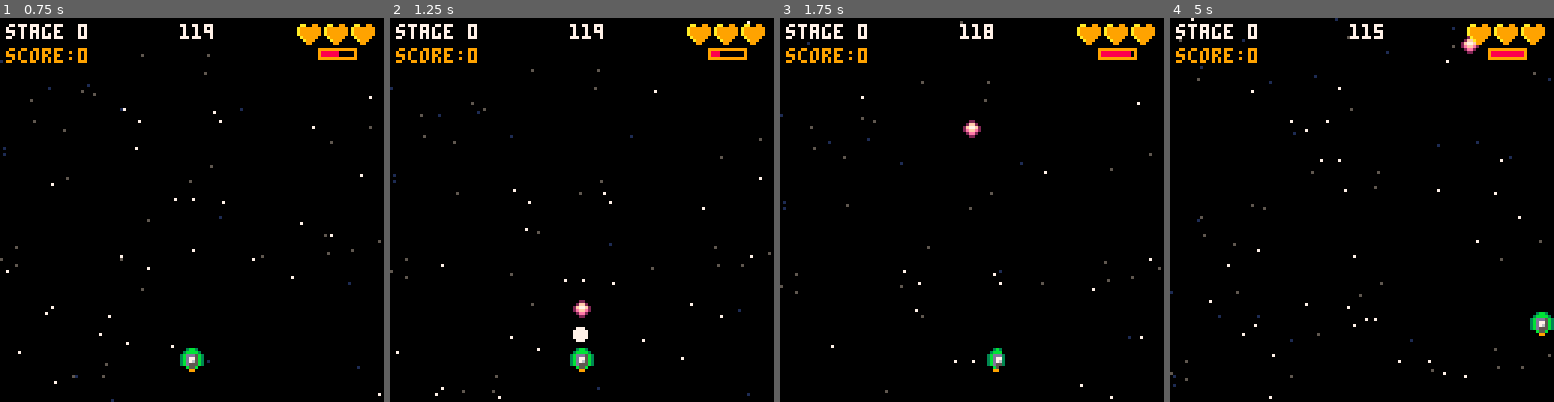
Above: before the commit, frames 1-4 (left to right).
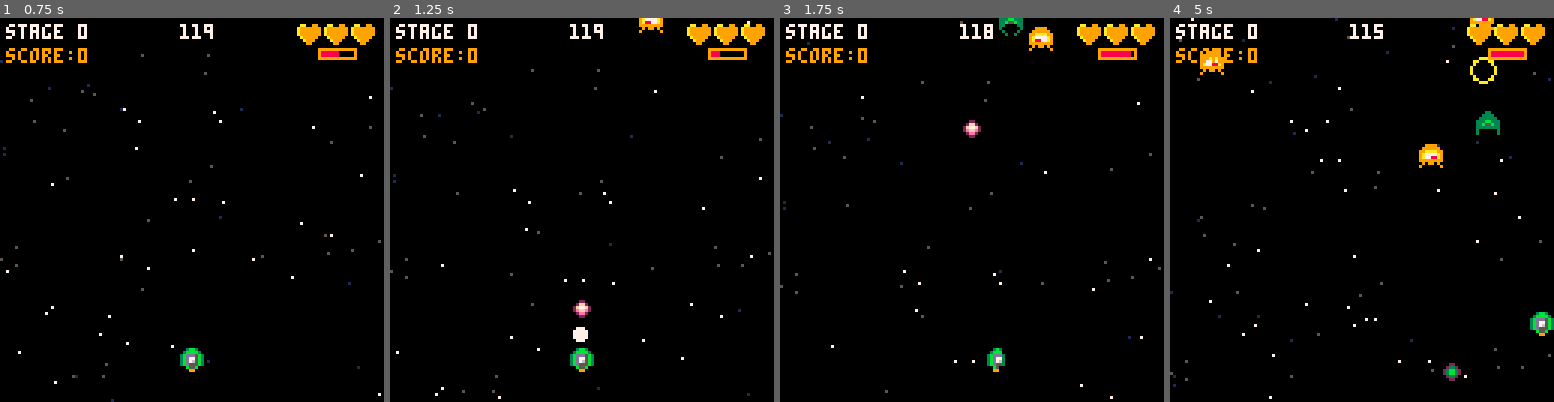
Above: after the commit, the same moments.

Repository: eSuardOdin/my_pico-8_games
Game: PICO-8 cartridge shmup/smgu.p8
The game is run twice, just before and just after one commit, with the same random seed, the same clock (stepped at 60 frames per second) and the same inputs.
Inputs:
- Up to frame 1 (0.75 s): tap X (X key) at 0.33 s
- Up to frame 2 (1.25 s): tap X (X key) at 1.07 s
- Up to frame 3 (1.75 s): hold Right from 1.6 s (still down)
- Up to frame 4 (5 s): tap X (X key) at 1.85, 2.97, 4.08 s; release Right at 2.1 s; hold Up 2.15-2.42 s; hold Right 2.47-3.03 s; hold Left 3.08-3.58 s; hold Down 3.63-3.97 s; hold Right 4.02-4.68 s; hold Up from 4.73 s (still down)

Frame 1 is identical in both runs. In frame 2, 0.2% of the frame differs, in the area x 64-72%, y 0-4%; in frame 3, 0.5%; in frame 4, 1.3%, in the area x 7-86%, y 0-95%.

Commit message:
git aiming fire

Diff:
--- a/shmup/smgu.p8
+++ b/shmup/smgu.p8
@@ -48,6 +48,7 @@
 	upd_p_hit()
 	upd_stage()
 	upd_enemies()
+	upd_e_blt() -->continue
 	upd_hits()
 	upd_stars()
 end
@@ -220,7 +221,7 @@
 function upd_enemies()
 	local e_nb
 	if (stage==0)then
-	 e_nb=3
+	 e_nb=15
 	elseif(stage==1)then
 	 e_nb=4
 	elseif(stage==2)then
@@ -235,9 +236,10 @@
 	for i=#e_table, e_nb do
 		add(e_table,spawn_e())
 	end
-	--moving enemies
+
 	if(#e_table!=0)then
 		for e in all(e_table)do
+			--moving enemies
 			e.y+=e.spd
 			--anim enemy
 			anim_sprite(e)
@@ -245,13 +247,34 @@
 			if e.y > 134 then
 				del(e_table,e)
 			end
+
+			--shooting
+			if(e.load==0)then
+				e_atk(e,e.atk)
+				e.load=e.rate
+			else
+				e.load-=1
+			end
+		end
+	end
+end
+
+--update e_blt
+function upd_e_blt()
+	if(#e_blt!=0)then
+		for b in all(e_blt)do
+			b.x+=cos(b.ang)*b.spd
+			b.y+=sin(b.ang)*b.spd
+			if(b.x<-8or b.x>136or
+				b.y<-8or b.y>136)then
+				del(e_blt,b)
+			end
 		end
 	end
 end
 
 --return new enemy--
 function spawn_e()
-
 	local _type=flr(rnd(3))
 	local i_rate
 	local i_spd
@@ -261,6 +284,7 @@
 	local i_n_sprite
 	local i_anim
 	local i_pv
+	local i_atk
 	_e = {
 		x=8+rnd(110),
 		y=-10-rnd(120),
@@ -292,13 +316,16 @@
 		i_sprite=53
 		i_pv=3
 		i_n_sprite=0
-		i_sprite_mod=200
+		i_sprite_mod=200 -->to change
+		i_atk=2
+
 --	else	--hard
 	end
 
 	--all enemies--
 
 	_e.rate=i_rate
+	_e.load=i_rate
 	_e.init_rate=i_rate
 	_e.spd=i_spd
 	_e.sprite=i_sprite
@@ -306,6 +333,7 @@
 	_e.sprite_mod=i_sprite_mod
 	_e.n_sprite=i_n_sprite
 	_e.pv=i_pv
+	_e.atk=i_atk
 	--todo : atk as a pointer to function
 	return _e
 end
@@ -373,11 +401,19 @@
 		circfill(p_x+3,p_y-5,p_flash,7)
 		p_flash-=1
 	end
-	--show bullets
+	--show p_blt
 	if#p_blt!=0then
 		for b in all(p_blt)do
 		 --stop()
 			spr(16, b.x, b.y)
+		end
+	end
+
+	--show e_blt
+	if#e_blt!=0then
+		for b in all(e_blt)do
+		 --stop()
+			spr(17, b.x, b.y)
 		end
 	end
 end
@@ -574,9 +610,9 @@
 function anim_sprite(_e)
 	if(_e.e_type==2)then
 		--following eyes enemy
-		if(p_x>_e.x+4 and _e.y<p_y)then
+		if(p_x>_e.x+6 and _e.y<p_y)then
 			_e.sprite=_e.base_sprite+1
-		elseif p_x<_e.x-4 and _e.y<p_y then
+		elseif p_x<_e.x-6 and _e.y<p_y then
 			_e.sprite=_e.base_sprite-1
 		else
 			_e.sprite=_e.base_sprite
@@ -594,7 +630,28 @@
 -->8
 --enemy functions
 
-
+function aim_blt(_e,_spd) --2
+	local dirx=p_x-_e.x
+	local diry=p_y-_e.y
+	_b={
+		x=_e.x,
+		y=_e.y,
+		spd=_spd,
+		ang=atan2(dirx,diry),
+	}
+	add(e_blt,_b)
+end
+
+
+function e_atk(_e,_t)
+	if(_t==0)then
+
+	elseif(_t==1)then
+
+	elseif(_t==2)then
+		aim_blt(_e,2.5)
+	end
+end
 __gfx__
 00000000003b3000003bb3000003b300000000000000000000000000000000000000000000000000000000000000000000000000000000000000000088888888
 0000000000bbb30003bbbb30003bbb000aa009900550055000000000000000000000000000000000000000000000000000000000000000000000000088088088
@@ -605,12 +662,12 @@
 000000000005b00000b55b00000b500000a999000050050000000000000000000000000000000000000000000000000000000000000000000000000088888888
 00000000000990000009900000099000000990000005500000000000000000000000000000000000000000000000000000000000000000000000000088888888
 00000000000000000000000000000000000000000000000000000000000000000000000000000000000000000000000000000000000000000000000022222222
-00022000000220000000000000000000000000000000000000000000000000000000000000000000000000000000000000000000000000000000000022022022
-002ff200002332000000000000000000000000000000000000000000000000000000000000000000000000000000000000000000000000000000000022222222
-02f77f20023bb3200000000000000000000000000000000000000000000000000000000000000000000000000000000000000000000000000000000022222222
-02effe20023bb3200000000000000000000000000000000000000000000000000000000000000000000000000000000000000000000000000000000022222222
-002ee200002332000000000000000000000000000000000000000000000000000000000000000000000000000000000000000000000000000000000022222222
-00022000000220000000000000000000000000000000000000000000000000000000000000000000000000000000000000000000000000000000000022222222
+00022000000220000001100000000000000000000000000000000000000000000000000000000000000000000000000000000000000000000000000022022022
+002ff20000233200001cc10000000000000000000000000000000000000000000000000000000000000000000000000000000000000000000000000022222222
+02f77f20023bb32001c77c1000000000000000000000000000000000000000000000000000000000000000000000000000000000000000000000000022222222
+02effe20023bb32001c77c1000000000000000000000000000000000000000000000000000000000000000000000000000000000000000000000000022222222
+002ee20000233200001cc10000000000000000000000000000000000000000000000000000000000000000000000000000000000000000000000000022222222
+00022000000220000001100000000000000000000000000000000000000000000000000000000000000000000000000000000000000000000000000022222222
 00000000000000000000000000000000000000000000000000000000000000000000000000000000000000000000000000000000000000000000000022222222
 00000000000000000000000000000000000000000000000000000000000000000000000000000000000000000000000000000000000000000000000033333333
 000000000000000000077000007aa70000a99a000090090000000000000000000000000000000000000000000000000000000000000000000000000033033033
